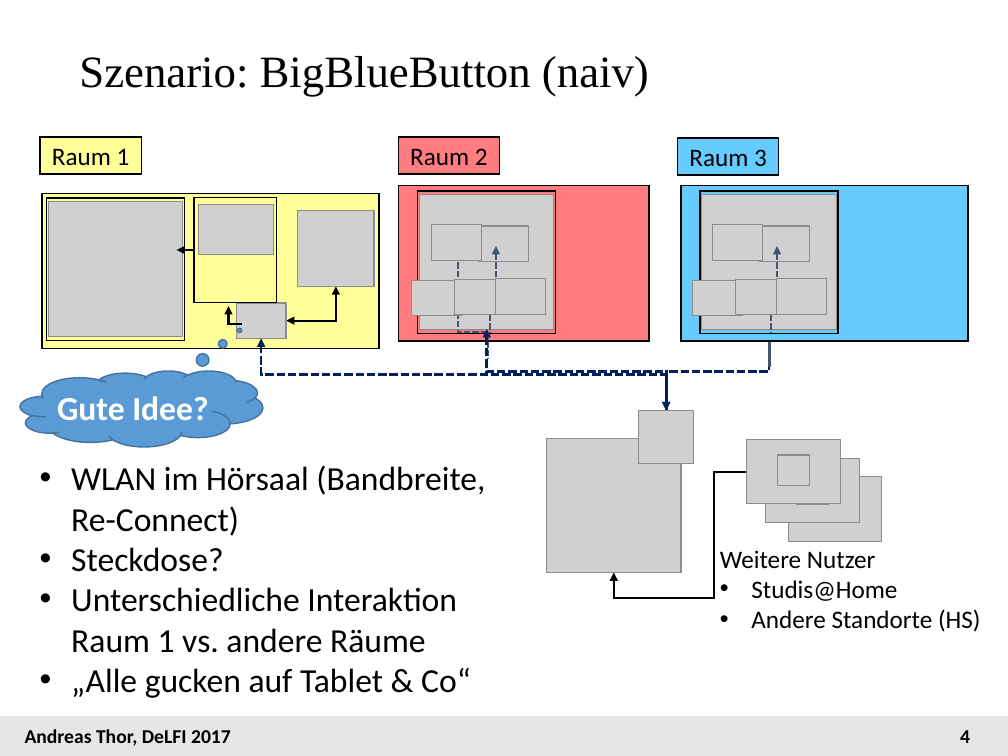
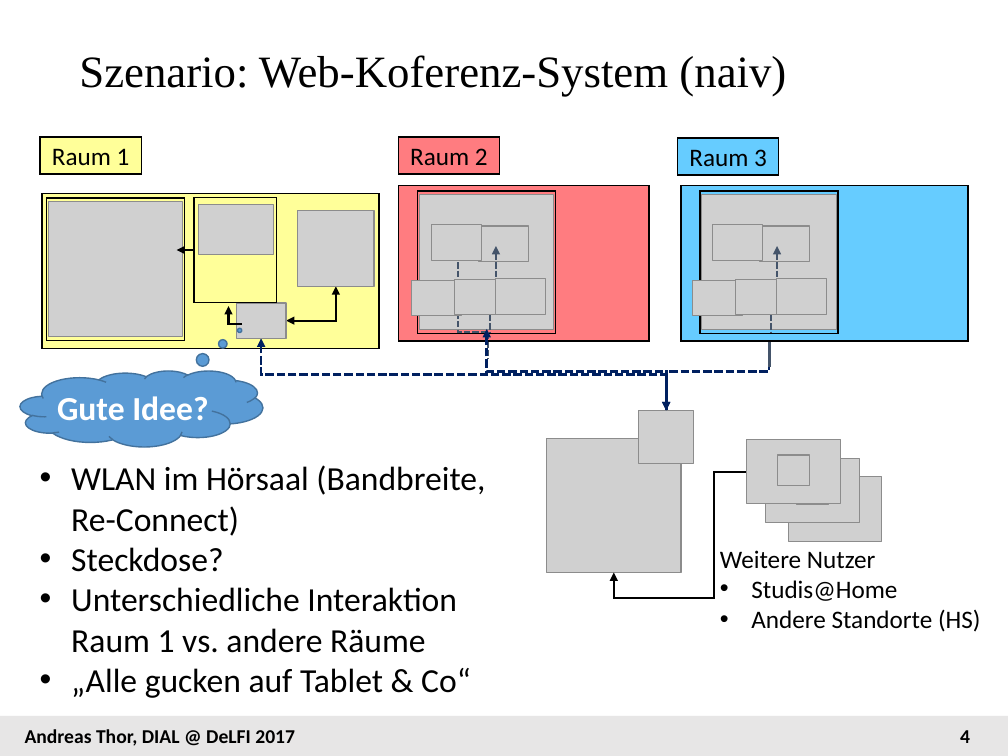
Before and after one commit to andreas-thor/papers, a slide deck: slide 4 of DIAL/DIAL_Delfi_2017_Vortrag.pptx. Drawn at 1008x756 pixels with LibreOffice and Linux fonts; fonts in the diff are those of the drawing; grey boxes stand for pictures; background and template pictures are left out. Boxes give left, top, right and bottom in pixels: in the first picture for what was removed or moved away, otherwise in the second. Text is boxed around its words. In the diff, an @@ line names an element or a change of style, - is before the commit and + after.

```diff
--- a/DIAL/DIAL_Delfi_2017_Vortrag.pptx
+++ b/DIAL/DIAL_Delfi_2017_Vortrag.pptx
@@ title at (79, 55, 786, 97): text changed @@
-Szenario: BigBlueButton (naiv)
+Szenario: Web-Koferenz-System (naiv)
@@ text at (25, 729, 295, 746): text changed @@
-Andreas Thor, DeLFI 2017
+Andreas Thor, DIAL @ DeLFI 2017
```
Also in this commit, not shown: 8 other slides changed, 1 slide added, 1 slide removed.
